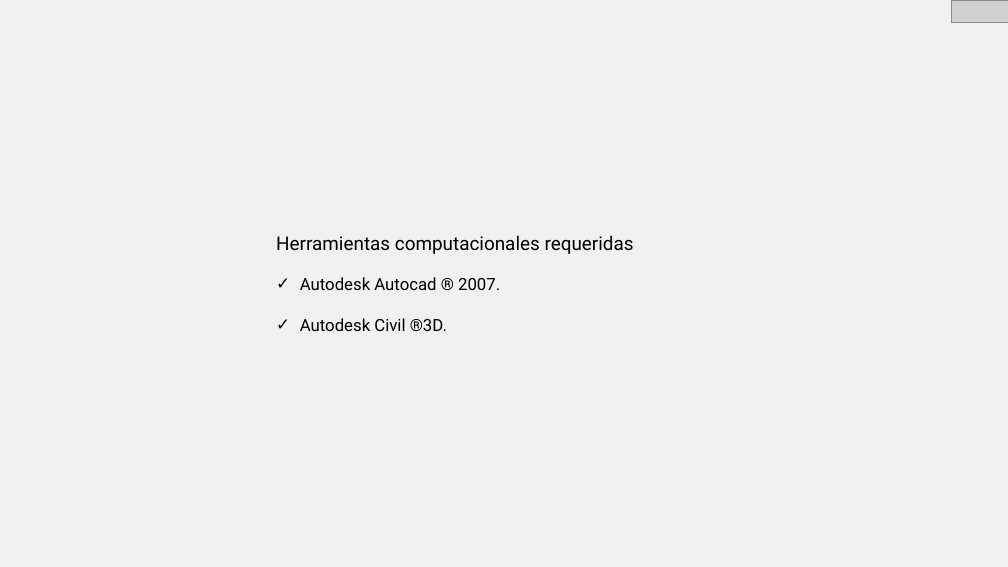
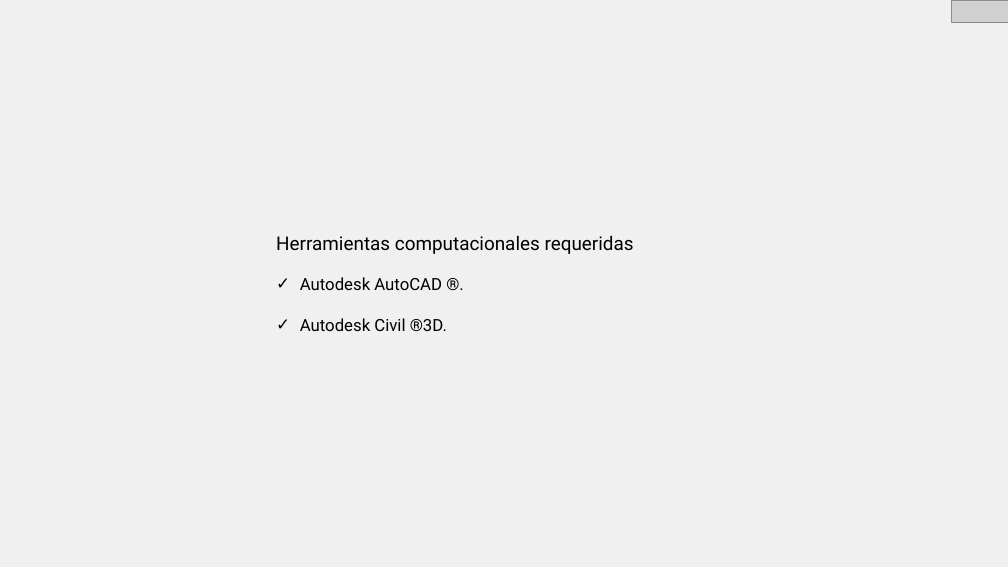
Before and after one commit to rcfdtools/R.HCMC, a slide deck: slide 3 of activity/M02A05/M02A05.pptx. Drawn at 1008x567 pixels with LibreOffice and Linux fonts; fonts in the diff are those of the drawing; grey boxes stand for pictures. Boxes give left, top, right and bottom in pixels: in the first picture for what was removed or moved away, otherwise in the second. Text is boxed around its words. In the diff, an @@ line names an element or a change of style, - is before the commit and + after.

```diff
--- a/activity/M02A05/M02A05.pptx
+++ b/activity/M02A05/M02A05.pptx
@@ text at bbox=[300, 277, 442, 290]: text changed @@
-✓ Autodesk Autocad ® 2007.
+✓ Autodesk AutoCAD ®.
```
Also in this commit, not shown: 2 other slides changed, 1 other file.
